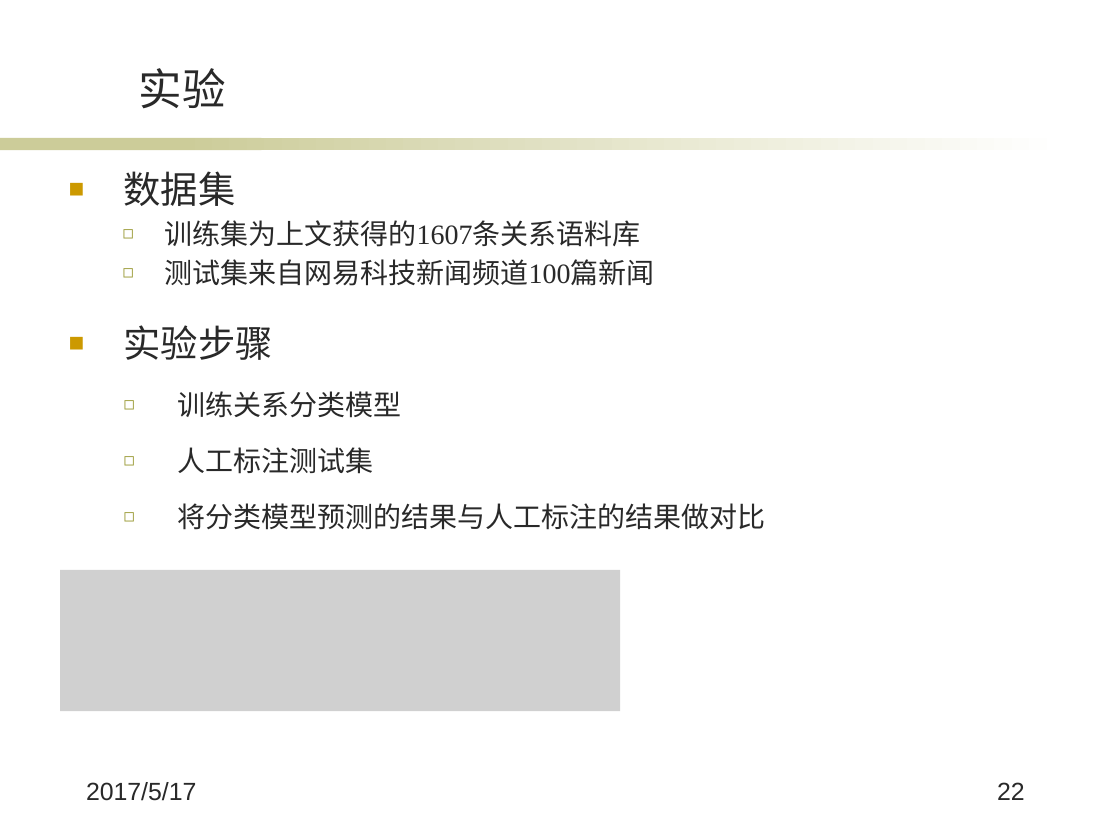
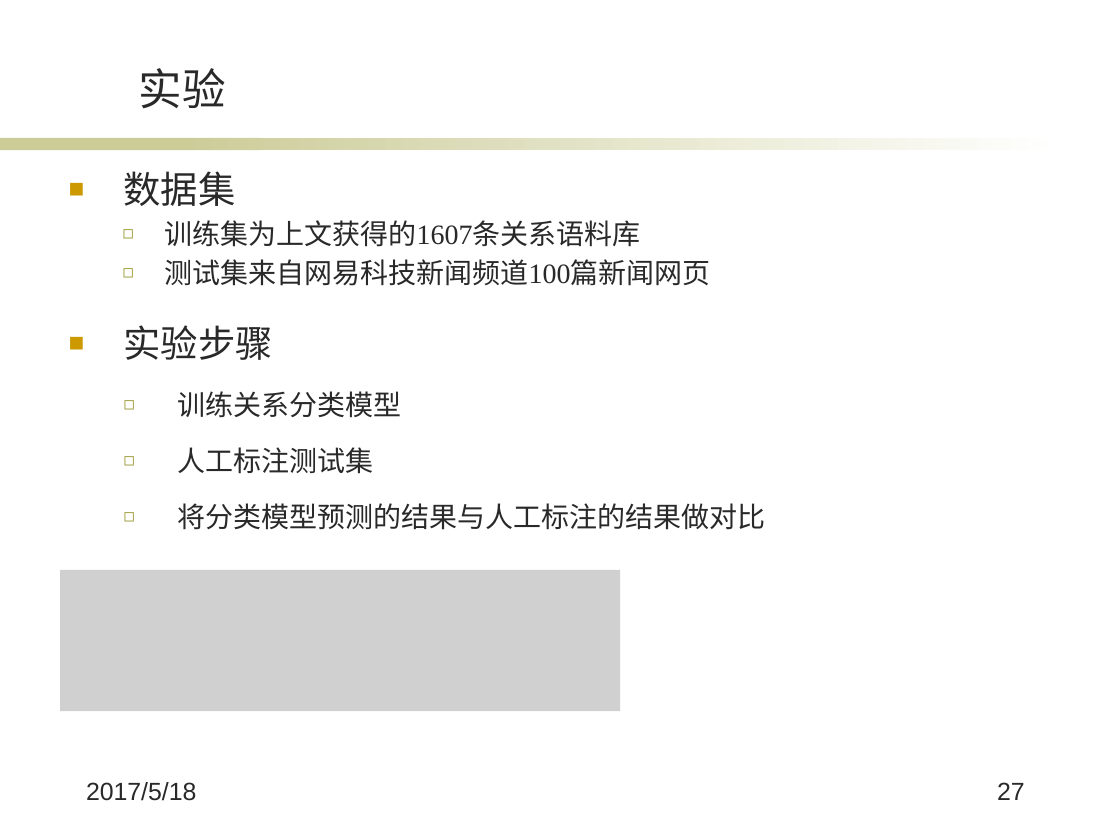
Before and after one commit to wqpod2g/paper, a slide deck: slide 27 of 毕业答辩ppt.pptx (slide 22 before the commit). Drawn at 1120x840 pixels with LibreOffice and Linux fonts; fonts in the diff are those of the drawing; grey boxes stand for pictures; background and template pictures are left out. Boxes give left, top, right and bottom in pixels: in the first picture for what was removed or moved away, otherwise in the second. Text is boxed around its words. In the diff, an @@ line names an element or a change of style, - is before the commit and + after.

```diff
--- a/毕业答辩ppt.pptx
+++ b/毕业答辩ppt.pptx
@@ text at bbox=[165, 259, 711, 286]: text changed @@
-  ◻ 测试集来自网易科技新闻频道100篇新闻
+  ◻ 测试集来自网易科技新闻频道100篇新闻网页
@@ text at bbox=[86, 782, 196, 801]: text changed @@
-2017/5/17
+2017/5/18
@@ page number at bbox=[997, 782, 1025, 800]: text changed @@
-22
+27
```
Also in this commit, not shown: 18 other slides changed, 5 slides added, 1 other file.
